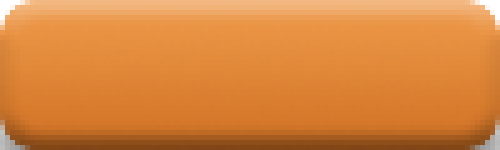
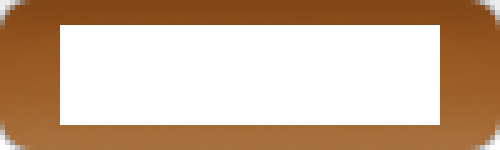
The second 500 × 150 image is a revision of the first. Changes to its layers:
added layer "Rectángulo 1" above "Normal" over [60, 25, 440, 125]
hid group "Normal" (1st of 2) (1 layers) over [0, 0, 500, 150]
hid "Normal" (2nd of 2, in "Normal"), painted on it over [0, 0, 500, 150]
showed group "Apretado" (1st of 3) (2 layers) over [0, 0, 500, 150]
painted on "Apretado" (2nd of 3, in "Apretado") over [0, 0, 500, 150]
